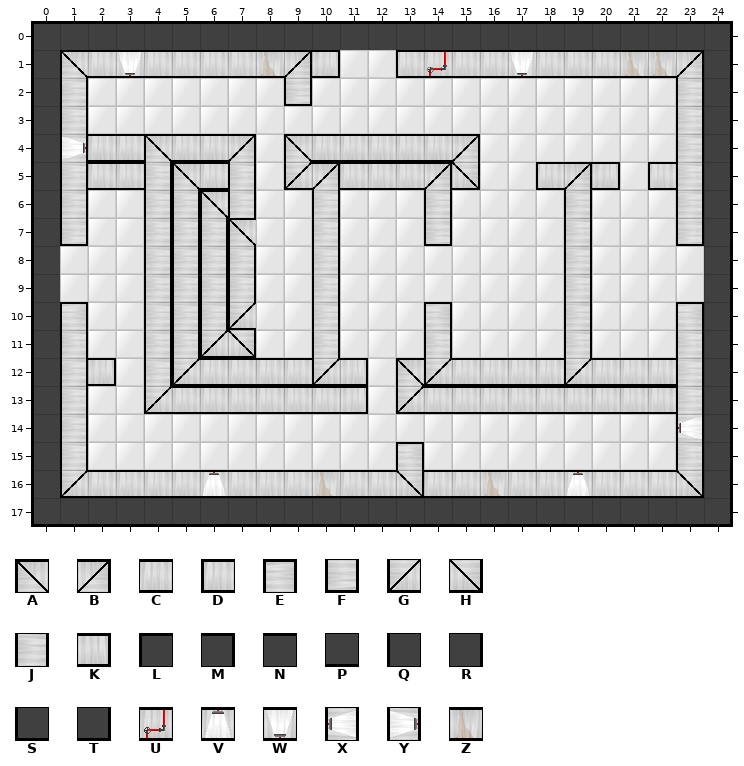
Two versions of a level (Tiled map, src/level/max_level12.tmx). Above: the version before the commit.
Cells are 32x32 px. Shown: x 0..24, y 0..17.
Key: from "tile": A 0, B 1, C 2, D 3, E 4, F 5, G 6, H 7, J 8, K 9, L 10, M 11, N 12, P 13, Q 14, R 15, S 16, T 17, U 21, V 25, W 26, X 27, Y 28, Z 34.
_ is an empty cell.
Layers that did not change in this view are not listed.
Layer "Tile Layer 1" before, first column x 0:
 0 LNNNNNNNNNNNNNNNNNNNNNNNM
 1 QACWCCCCZBK__DUCCWCCCZZBR
 2 QJ_______F_____________JR
 3 QJ_____________________JR
 4 QYCCACCB_ACCCCCB_______JR
 5 QJCCJACJ_GBCCCBH__DBK_DJR
 6 QJ__JJAJ__J___J____J___JR
 7 QF__JJJA__J___F____J___FR
 8 Q___JJJJ__J________J____R
 9 Q___JJJJ__J________J____R
10 QE__JJJG__J___E____J___ER
11 QJ__JJGH__J___J____J___JR
12 QJK_JGCCCCGK_AGCCCCGCCCJR
13 QJ__GCCCCCCK_GCCCCCCCCCJR
14 QJ_____________________XR
15 QJ___________E_________JR
16 QGCCCCVCCCZCCHCCZCCVCCCHR
17 SPPPPPPPPPPPPPPPPPPPPPPPT
After the commit:
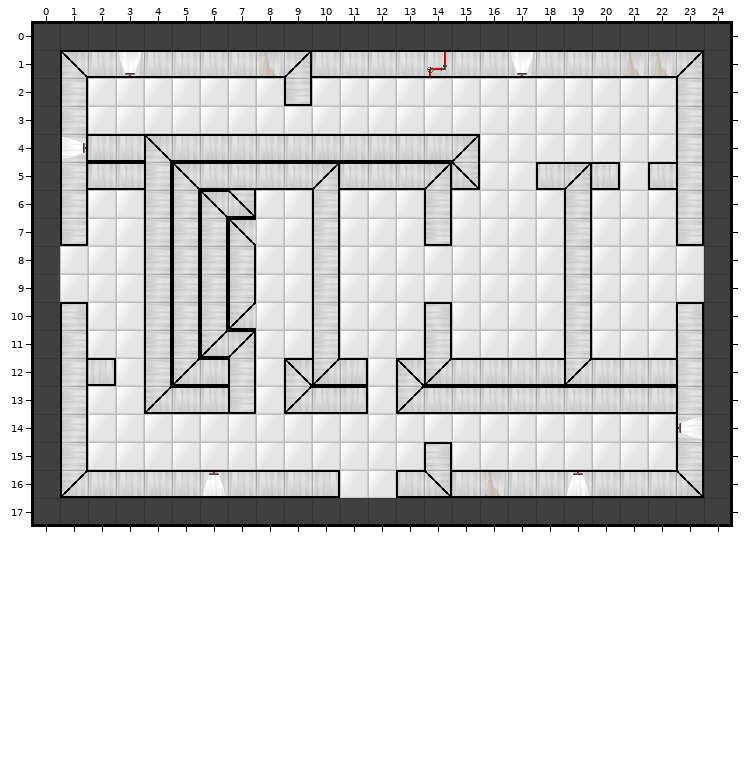
The exact change:
Layer "Tile Layer 1":
The edit turns tile C into tile A in row 12 at x 9.
The edit turns tile H into tile B in row 11 at x 7.
The edit turns tile A into tile C in row 4 at x 9.
The edit turns tile B into tile C in row 4 at x 7.
The edit turns tile D into tile C in row 1 at x 13.
The edit turns tile G into tile C in row 5 at x 9.
The edit turns tile J into tile C in row 5 at x 7.
The edit turns tile K into tile C in row 1 at x 10.
There is now tile C in row 1 at x 11 to 12; in rows 4 to 5 at x 8.
The edit turns tile H into tile D in row 16 at x 13.
There is now tile E in row 15 at x 14.
The edit turns tile C into tile F in row 13 at x 7.
The edit turns tile C into tile G in row 13 at x 9.
The edit turns tile C into tile H in row 16 at x 14.
The edit turns tile J into tile H in row 6 at x 7.
The edit turns tile C into tile J in row 12 at x 7.
The edit turns tile Z into tile K in row 16 at x 10.
Tile C is removed in rows 12 to 13 at x 8; in row 16 at x 11 to 12.
Tile E is removed in row 15 at x 13.
Where, in picture pixels (left, top, right, bottom), the same in both pictures:
changed: (312, 50, 398, 78)
changed: (228, 134, 312, 218)
changed: (228, 330, 312, 414)
changed: (317, 442, 452, 498)
